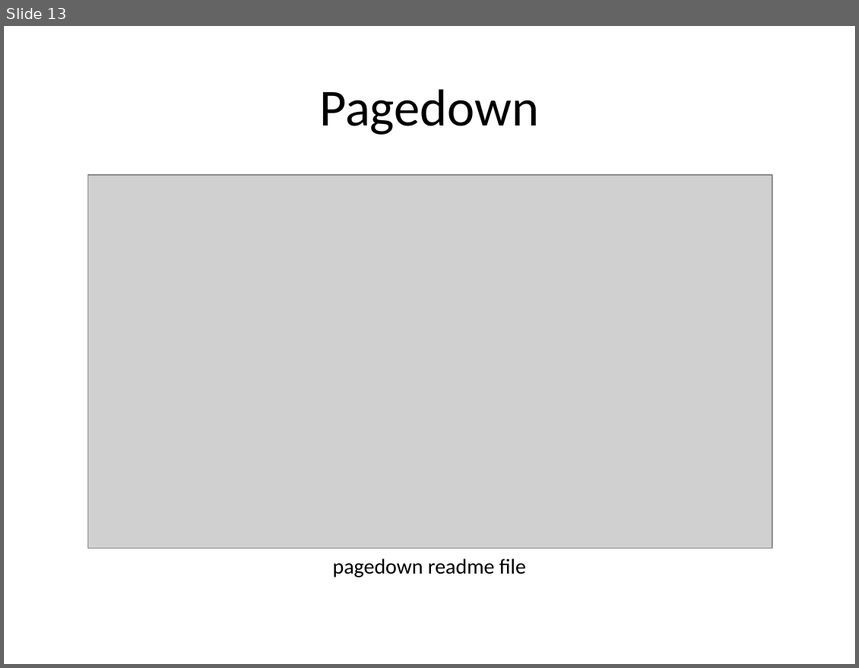
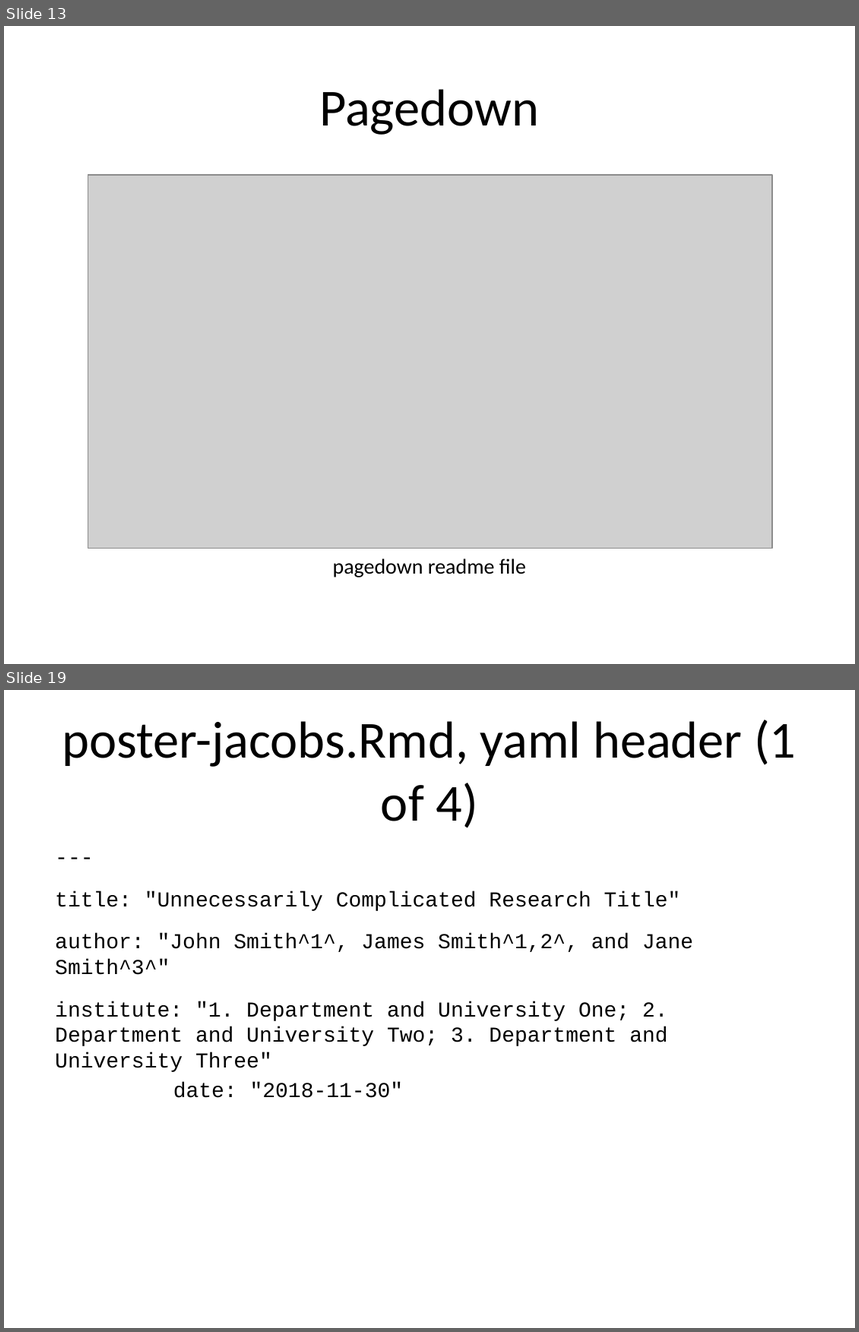
Before and after one commit to pmean/posters-with-pagedown, a slide deck: src/posters.pptx. Shown one above the other, each under a label of ours: slide 13 before the commit, slides 13 and 19 after it; the slides between them are not shown. The pictures are 859x668 and 859x1332 pixels, drawn with LibreOffice and Linux fonts; fonts in the diff are those of the drawing; grey boxes stand for pictures. Boxes give left, top, right and bottom in pixels: in the first picture for what was removed or moved away, otherwise in the second. Text is boxed around its words. In the diff, an @@ line names an element or a change of style, - is before the commit and + after.

Commit message:
Integrated text from poster-jacobs

```diff
--- a/src/posters.pptx
+++ b/src/posters.pptx
@@ slide 19 added at bbox=[4, 690, 855, 1328], background #FFFFFF @@
@@ title added at bbox=[62, 720, 796, 828], 44 pt, text #000000 @@
+poster-jacobs.Rmd, yaml header (1 of 4)
@@ text added at bbox=[55, 891, 693, 1098], 18 pt, text #000000 @@
+---
+title: "Unnecessarily Complicated Research Title"
+author: "John Smith^1^, James Smith^1,2^, and Jane Smith^3^"
+institute: "1. Department and University One; 2. Department and University Two; 3. Department and University Three"
+date: "2018-11-30"
```
Also in this commit, not shown: 3 slides changed, 19 other slides added, 7 other files.
